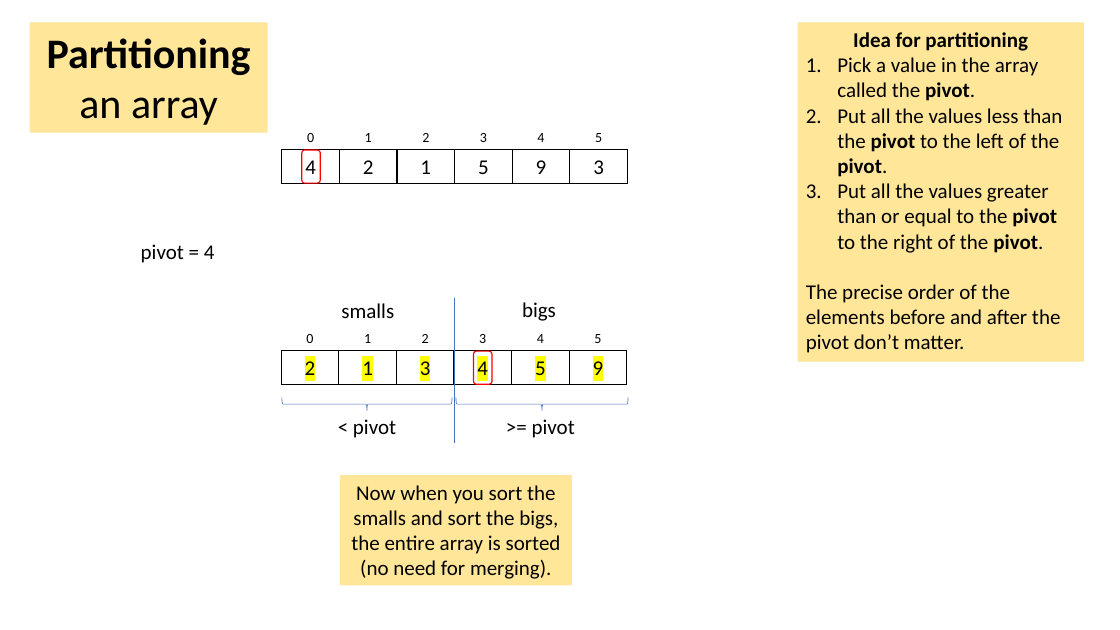
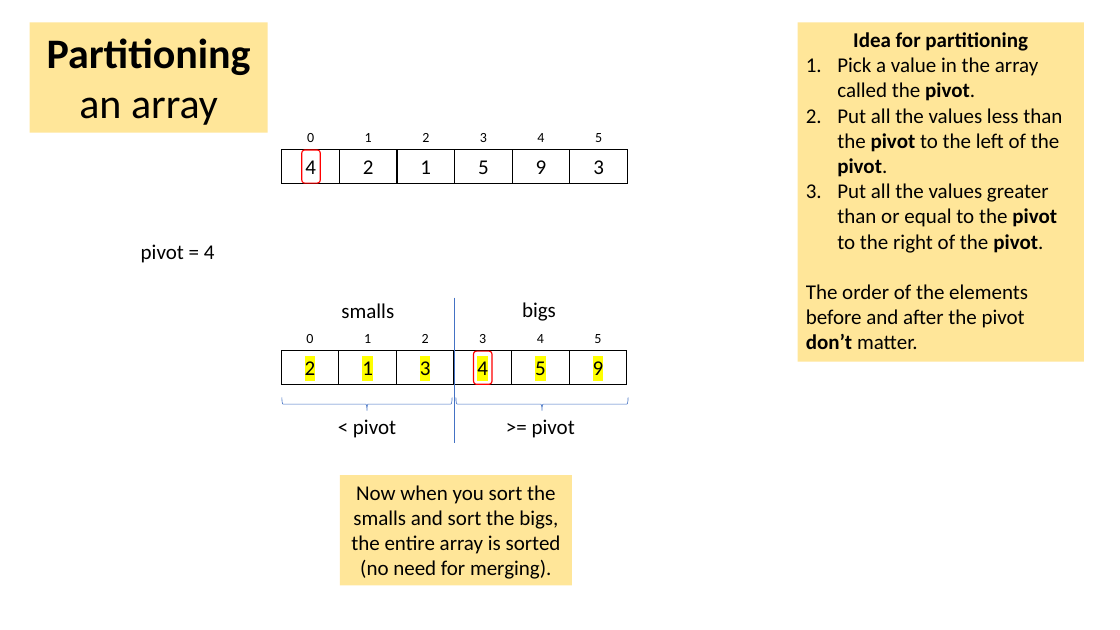
Before and after one commit to tjd1234/cmpt225fall2023, a slide deck: slide 51 of lecture_notes/week9/week9_sorting.pptx (slide 46 before the commit). Drawn at 1120x630 pixels with LibreOffice and Linux fonts; fonts in the diff are those of the drawing. Boxes give left, top, right and bottom in pixels: in the first picture for what was removed or moved away, otherwise in the second. Text is boxed around its words. In the diff, an @@ line names an element or a change of style, - is before the commit and + after.

```diff
--- a/lecture_notes/week9/week9_sorting.pptx
+++ b/lecture_notes/week9/week9_sorting.pptx
@@ text in rectangle at (806,284,1028,349): text changed @@
-The precise order of the elements before and after the pivot don’t matter.
+The order of the elements before and after the pivot don’t matter.
```
Also in this commit, not shown: 28 other slides changed, 5 slides added, 1 other file.
